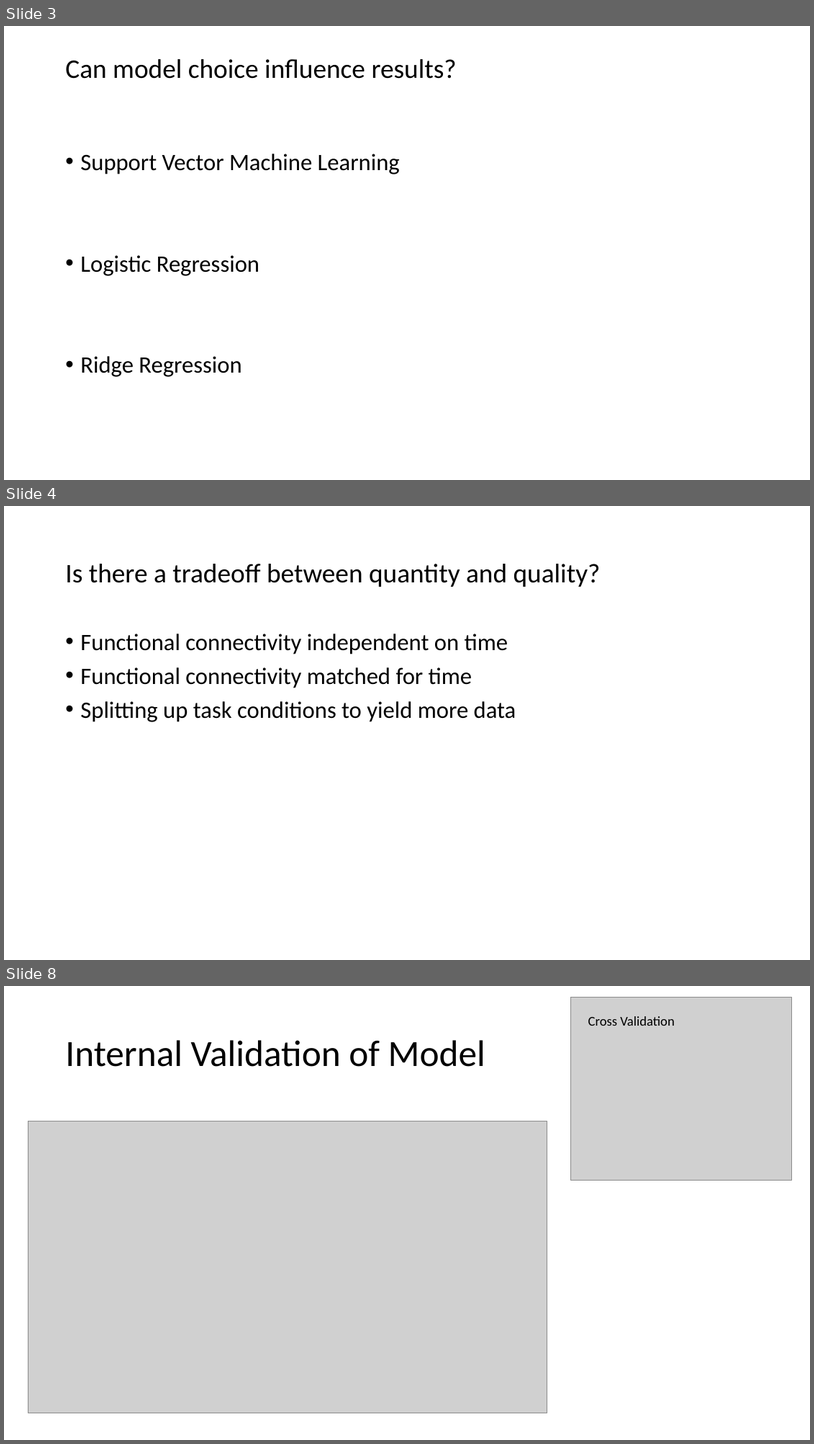
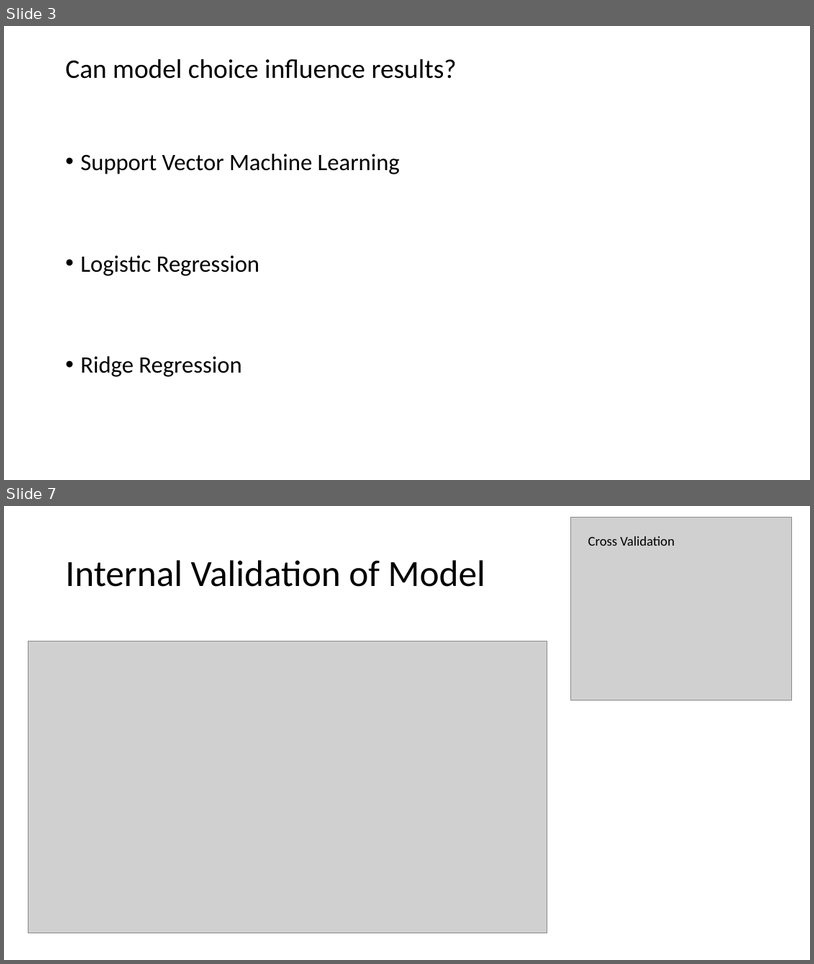
Before and after one commit to GrattonLab/MSC_Alexis, a slide deck: analysis/output/mL/presentation/updated_mL.pptx. Shown one above the other, each under a label of ours: slides 3, 4 and 8 before the commit, slides 3 and 7 after it; the slides between them are not shown. The pictures are 814x1444 and 814x964 pixels, drawn with LibreOffice and Linux fonts; fonts in the diff are those of the drawing; grey boxes stand for pictures. Boxes give left, top, right and bottom in pixels: in the first picture for what was removed or moved away, otherwise in the second. Text is boxed around its words. In the diff, an @@ line names an element or a change of style, - is before the commit and + after.

```diff
--- a/analysis/output/mL/presentation/updated_mL.pptx
+++ b/analysis/output/mL/presentation/updated_mL.pptx
@@ slide 4 removed at (x1=4, y1=506, x2=810, y2=960), background #FFFFFF @@
@@ title removed at (x1=65, y1=564, x2=601, y2=587) @@
-Is there a tradeoff between quantity and quality?
@@ text removed at (x1=80, y1=633, x2=517, y2=722) @@
-• Functional connectivity independent on time
-• Functional connectivity matched for time
-• Splitting up task conditions to yield more data
@@ what was slide 8 is now slide 7 @@
```
Also in this commit, not shown: 3 slides changed, 1 slide added, 1 other slide removed, 8 other files.
